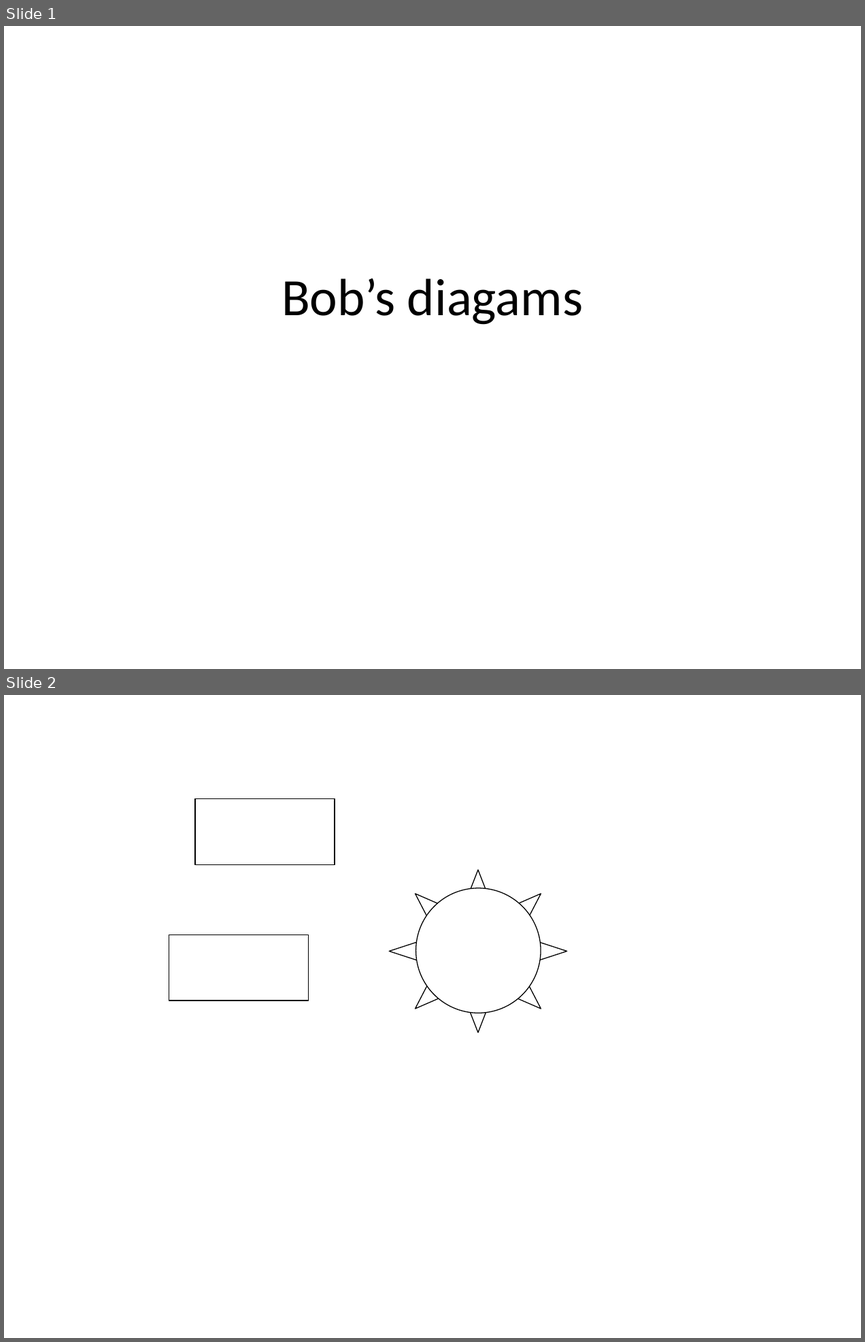
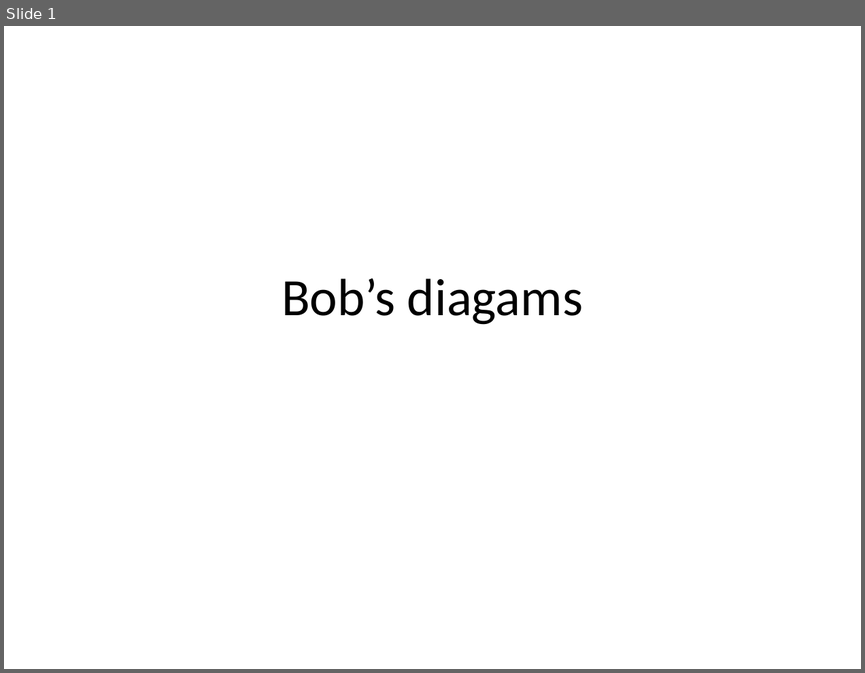
Before and after one commit to rrodini/PSGV-DSL, a slide deck: Lecture/images/bobs-images.pptx. Shown one above the other, each under a label of ours: slides 1 and 2 before the commit, slide 1 after it. The pictures are 865x1342 and 865x673 pixels, drawn with LibreOffice and Linux fonts; fonts in the diff are those of the drawing. Boxes give left, top, right and bottom in pixels: in the first picture for what was removed or moved away, otherwise in the second. Text is boxed around its words. In the diff, an @@ line names an element or a change of style, - is before the commit and + after.

```diff
--- a/Lecture/images/bobs-images.pptx
+++ b/Lecture/images/bobs-images.pptx
@@ slide 2 removed at [4,695,861,1338], background #FFFFFF @@
@@ rectangle removed at [195,798,334,864] @@
@@ sun removed at [389,870,567,1032] @@
@@ ellipse removed at [416,888,541,1013] @@
@@ rectangle removed at [169,935,309,1001] @@
```
Also in this commit, not shown: 2 slides added, 3 other files.
